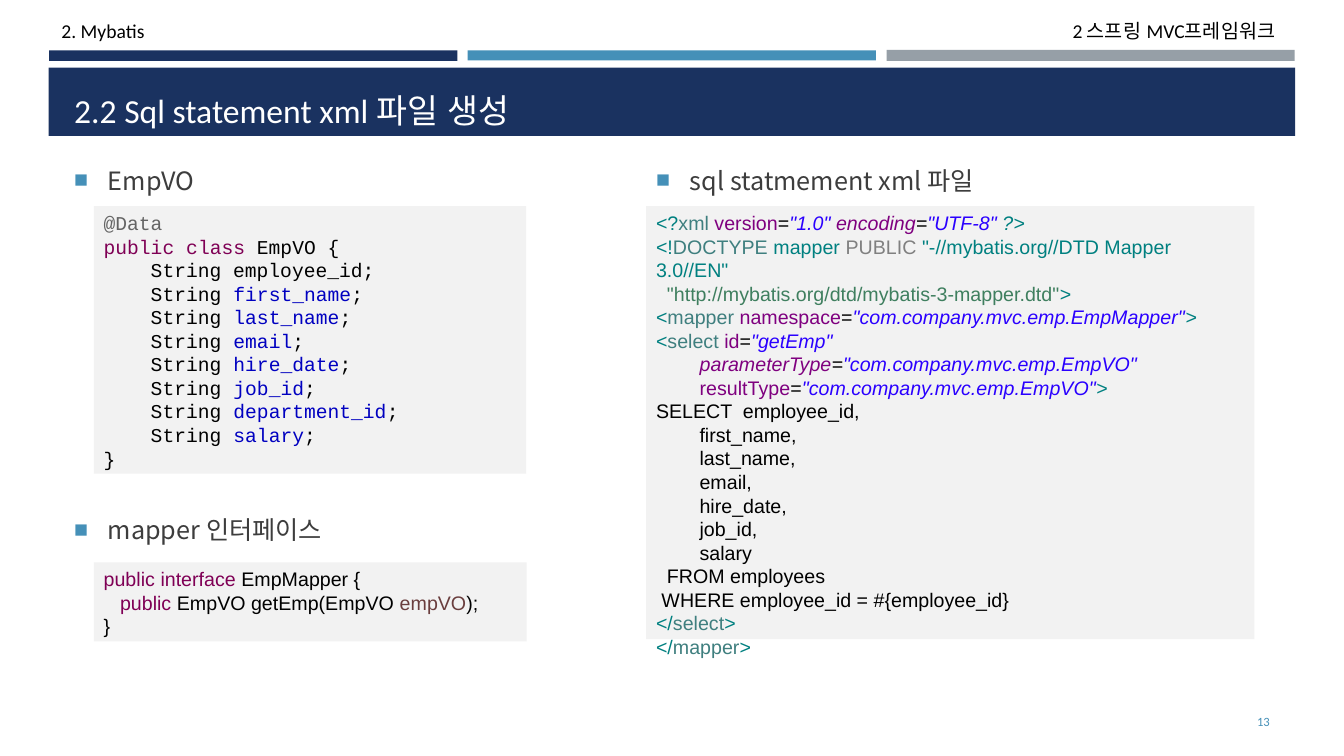
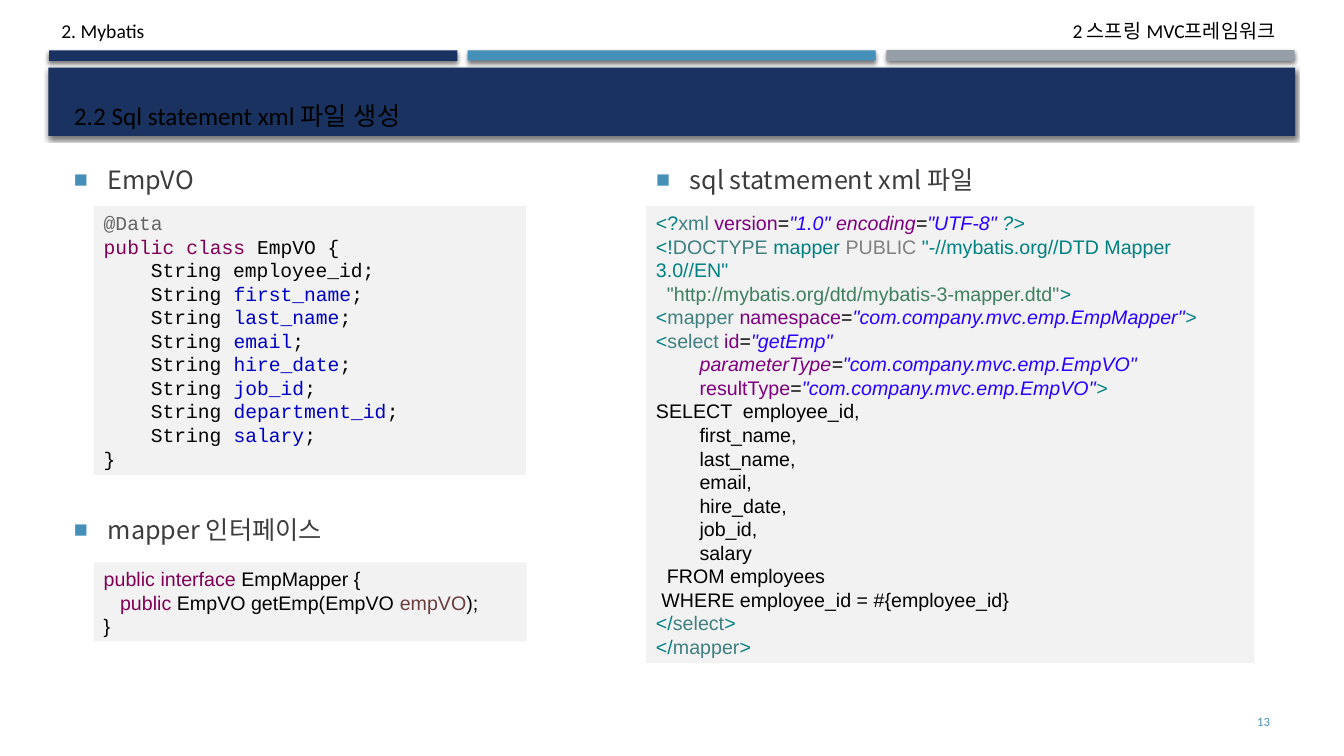
Before and after one commit to deukvely/spring, a slide deck: slide 13 of PPT/03.스프링프로젝트.pptx. Drawn at 1344x756 pixels with LibreOffice and Linux fonts; fonts in the diff are those of the drawing. Boxes give left, top, right and bottom in pixels: in the first picture for what was removed or moved away, otherwise in the second. Text is boxed around its words. In the diff, an @@ line names an element or a change of style, - is before the commit and + after.

```diff
--- a/PPT/03.스프링프로젝트.pptx
+++ b/PPT/03.스프링프로젝트.pptx
@@ shadow on in 4 elements at (x1=49, y1=50, x2=458, y2=60), (x1=886, y1=50, x2=1295, y2=62), (x1=468, y1=50, x2=876, y2=60), (x1=48, y1=68, x2=1296, y2=136) @@
@@ title "2.2 Sql statement xml 파일 ..." at (x1=74, y1=104, x2=400, y2=129): size 24 to 18 pt, text colour #FFFFFF to #000000 @@
@@ rectangle "<?xml version="1.0" encoding="UTF-8" ?>" resized from (x1=646, y1=206, x2=1255, y2=639) to (x1=646, y1=206, x2=1255, y2=662) @@
```
Also in this commit, not shown: 28 other slides changed, 33 other files.
